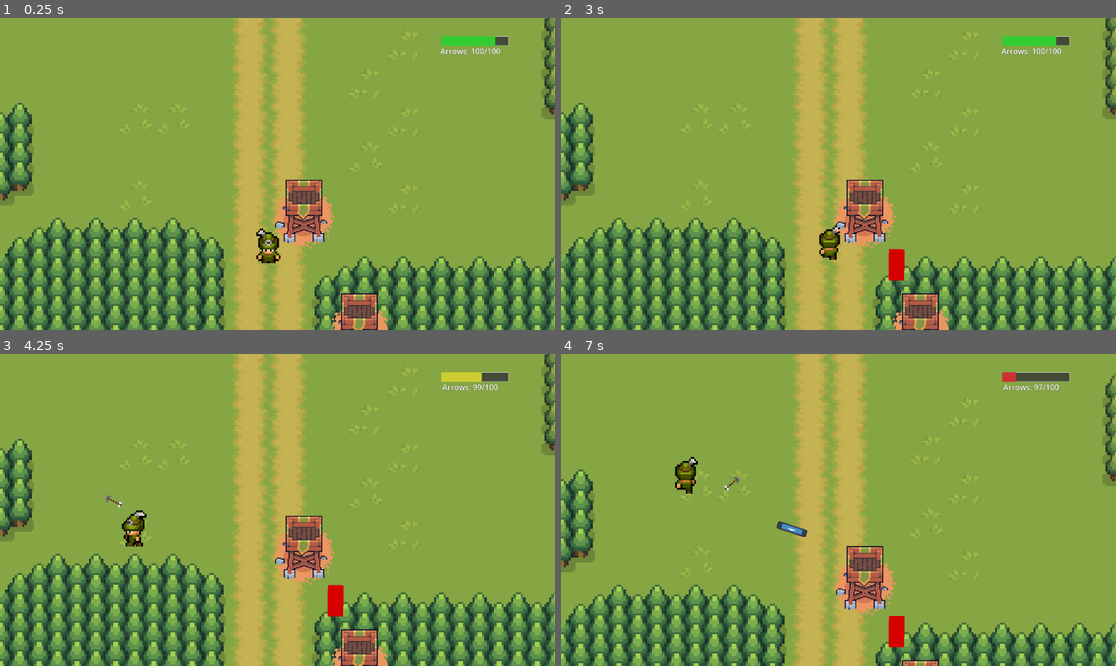
Above: before the commit, frames 1-4 (two rows, left to right).
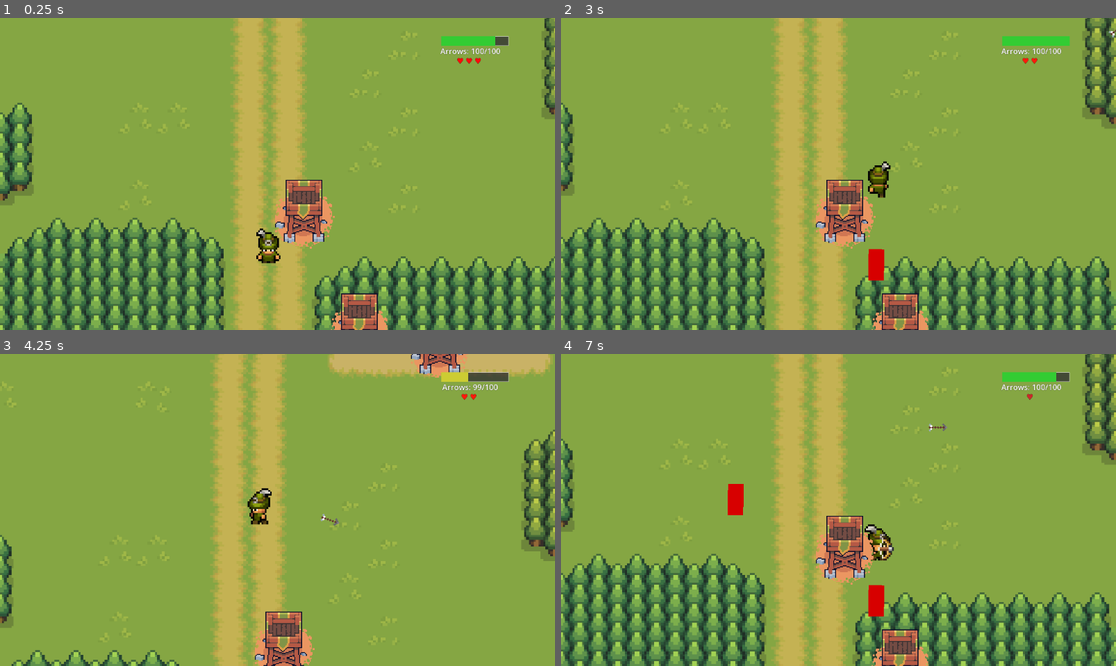
Above: after the commit, the same moments.

Repository: AethelVeritas/Dunedain
Game: Godot game, scene res://scenes/root.tscn
Same seed, same stepped clock (60 frames per second), same inputs: the game is played once before the commit and once after it. This scene is started directly instead of the project's main scene. The engine's default icon, where the game draws it, is replaced by a stand-in: a white triangle on a blue panel in a dark square.
Inputs (mouse positions are in pixels of both pictures, inside the frame that each line leads up to):
- Up to frame 1 (0.25 s): no input
- Up to frame 2 (3 s): move the mouse to (960, 158) at 0.52 s; hold D (right) 0.53-1.28 s; click (960, 158) at 0.6 s; move the mouse to (727, 189) at 1.27 s; hold S (down) 1.28-2.03 s; click (727, 189) at 1.35 s; move the mouse to (894, 105) at 2.02 s; hold D (right) 2.03-2.78 s; click (894, 105) at 2.1 s; move the mouse to (810, 236) at 2.77 s; hold W (up) from 2.78 s (still down); click (810, 236) at 2.85 s
- Up to frame 3 (4.25 s): move the mouse to (444, 556) at 3.52 s; release W (up) at 3.53 s; hold A (left) from 3.53 s (still down); click (444, 556) at 3.6 s
- Up to frame 4 (7 s): move the mouse to (672, 463) at 4.27 s; click (672, 463) at 4.35 s; move the mouse to (866, 510) at 5.02 s; release A (left) at 5.03 s; hold S (down) 5.03-5.78 s; click (866, 510) at 5.1 s; move the mouse to (755, 432) at 5.77 s; hold D (right) 5.78-6.53 s; click (755, 432) at 5.85 s; move the mouse to (960, 494) at 6.52 s; hold W (up) from 6.53 s (still down); click (960, 494) at 6.6 s

The runs differ from the first frame. In frame 1, less than 0.1% of the frame differs, in the area x 82-87%, y 12-15%; in frame 2, 35%; in frame 3, 38%, in the area x 0-100%, y 0-100%; in frame 4, 31%.

Commit message:
add player lives display

Diff:
--- /dev/null
+++ b/scenes/lives_display.tscn
@@ -0,0 +1,25 @@
+[gd_scene load_steps=3 format=3 uid="uid://lives_display"]
+
+[ext_resource type="Script" path="res://scripts/lives_display.gd" id="1_lives"]
+
+[sub_resource type="LabelSettings" id="LivesLabelSettings"]
+font_size = 16
+font_color = Color(1, 0.2, 0.2, 1)
+outline_size = 1
+outline_color = Color(0, 0, 0, 1)
+
+[node name="LivesDisplay" type="Control"]
+custom_minimum_size = Vector2(120, 20)
+script = ExtResource("1_lives")
+
+[node name="Label" type="Label" parent="."]
+layout_mode = 1
+anchors_preset = 15
+anchor_right = 1.0
+anchor_bottom = 1.0
+grow_horizontal = 2
+grow_vertical = 2
+text = "♥ ♥ ♥"
+label_settings = SubResource("LivesLabelSettings")
+horizontal_alignment = 1
+vertical_alignment = 1
--- a/scenes/player.tscn
+++ b/scenes/player.tscn
@@ -4,6 +4,7 @@
 [ext_resource type="Texture2D" uid="uid://bge6alj2sagkr" path="res://sprites/Puny-Characters/Archer-Green.png" id="2_g2els"]
 [ext_resource type="PackedScene" path="res://scenes/health_bar.tscn" id="3_qhqgy"]
 [ext_resource type="PackedScene" path="res://scenes/arrow_counter.tscn" id="4_arrow"]
+[ext_resource type="PackedScene" path="res://scenes/lives_display.tscn" id="5_lives"]
 
 [sub_resource type="AtlasTexture" id="AtlasTexture_qhqgy"]
 atlas = ExtResource("2_g2els")
@@ -558,6 +559,14 @@
 offset_right = 1036.0
 offset_bottom = 78.0
 
+[node name="LivesDisplay" parent="AnimatedSprite2D/Camera2D/CanvasLayer" instance=ExtResource("5_lives")]
+layout_mode = 3
+anchors_preset = 0
+offset_left = 916.0
+offset_top = 78.0
+offset_right = 1036.0
+offset_bottom = 98.0
+
 [node name="Marker2D" type="Marker2D" parent="."]
 position = Vector2(0, -2)
 
--- a/scripts/game_manager.gd
+++ b/scripts/game_manager.gd
@@ -1,4 +1,8 @@
 extends Node
+
+# Player lives
+var player_lives: int = 3
+const MAX_LIVES: int = 3
 
 # Array to store grave positions
 var grave_positions: Array[Vector2] = []
@@ -62,3 +66,19 @@
 # Get all arrow pickup positions
 func get_arrow_pickup_positions() -> Array[Vector2]:
 	return arrow_pickup_positions.duplicate()
+
+# Lives management functions
+func get_player_lives() -> int:
+	return player_lives
+
+func lose_life() -> bool:
+	player_lives -= 1
+	print("Lives remaining: ", player_lives)
+	return player_lives > 0
+
+func reset_lives():
+	player_lives = MAX_LIVES
+	print("Lives reset to: ", player_lives)
+
+func is_game_over() -> bool:
+	return player_lives <= 0
--- /dev/null
+++ b/scripts/lives_display.gd
@@ -0,0 +1,21 @@
+extends Control
+
+@onready var label: Label = $Label
+
+func _ready():
+    update_lives(GameManager.get_player_lives())
+
+func update_lives(current_lives: int):
+    if label:
+        var hearts_text = ""
+        for i in range(current_lives):
+            hearts_text += "♥ "
+        label.text = hearts_text
+
+        # Optional: Change color based on lives remaining
+        if current_lives > 2:
+            label.modulate = Color(1, 0.2, 0.2, 1) # Bright red
+        elif current_lives > 1:
+            label.modulate = Color(1, 0.5, 0.2, 1) # Orange
+        else:
+            label.modulate = Color(0.8, 0.8, 0.8, 1) # Gray/white
--- a/scripts/player.gd
+++ b/scripts/player.gd
@@ -8,6 +8,7 @@
 var arrow_count: int = max_arrows # Current arrow count
 @onready var health_bar: Control = $AnimatedSprite2D/Camera2D/CanvasLayer/HealthBar
 @onready var arrow_counter: Control = $AnimatedSprite2D/Camera2D/CanvasLayer/ArrowCounter
+@onready var lives_display: Control = $AnimatedSprite2D/Camera2D/CanvasLayer/LivesDisplay
 
 var player_state
 #var bow_equiped = true
@@ -123,9 +124,41 @@
 	# Save grave position to game manager
 	GameManager.add_grave_position(global_position)
 
-	# Small delay before restarting scene
-	await get_tree().create_timer(0.5).timeout
-	get_tree().reload_current_scene()
+	# Lose a life
+	var has_lives_remaining = GameManager.lose_life()
+
+	# Update lives display
+	if lives_display:
+		lives_display.update_lives(GameManager.get_player_lives())
+
+	if has_lives_remaining:
+		# Reset player health and continue
+		await get_tree().create_timer(0.5).timeout
+		reset_player()
+	else:
+		# Game over - all lives lost
+		await get_tree().create_timer(0.5).timeout
+		game_over()
+
+func reset_player():
+	# Reset player health and position
+	current_health = max_health
+	arrow_count = max_arrows
+	global_position = Vector2(0, 0) # Or whatever the spawn position should be
+
+	# Update UI
+	if health_bar:
+		health_bar.update_health(current_health, max_health)
+	if arrow_counter:
+		arrow_counter.update_arrows(arrow_count)
+	if lives_display:
+		lives_display.update_lives(GameManager.get_player_lives())
+
+	print("Player respawned with", GameManager.get_player_lives(), "lives remaining")
+
+func game_over():
+	print("Game Over! No lives remaining.")
+	get_tree().quit()
 
 func _ready():
 	# Reset stats when player spawns
@@ -135,6 +168,8 @@
 		health_bar.update_health(current_health, max_health)
 	if arrow_counter:
 		arrow_counter.update_arrows(arrow_count)
+	if lives_display:
+		lives_display.update_lives(GameManager.get_player_lives())
 
 func add_arrows(amount: int):
 	arrow_count += amount
--- a/scripts/root.gd
+++ b/scripts/root.gd
@@ -5,6 +5,10 @@
 const TURRET = preload("res://scenes/turret.tscn")
 
 func _ready():
+	# Reset lives for new game (only if it's actually a new game, not a respawn)
+	if GameManager.is_game_over():
+		GameManager.reset_lives()
+
 	# Respawn all graves from the game manager
 	var grave_positions = GameManager.get_grave_positions()
 	for pos in grave_positions:
Not shown, added: scripts/lives_display.gd.uid
